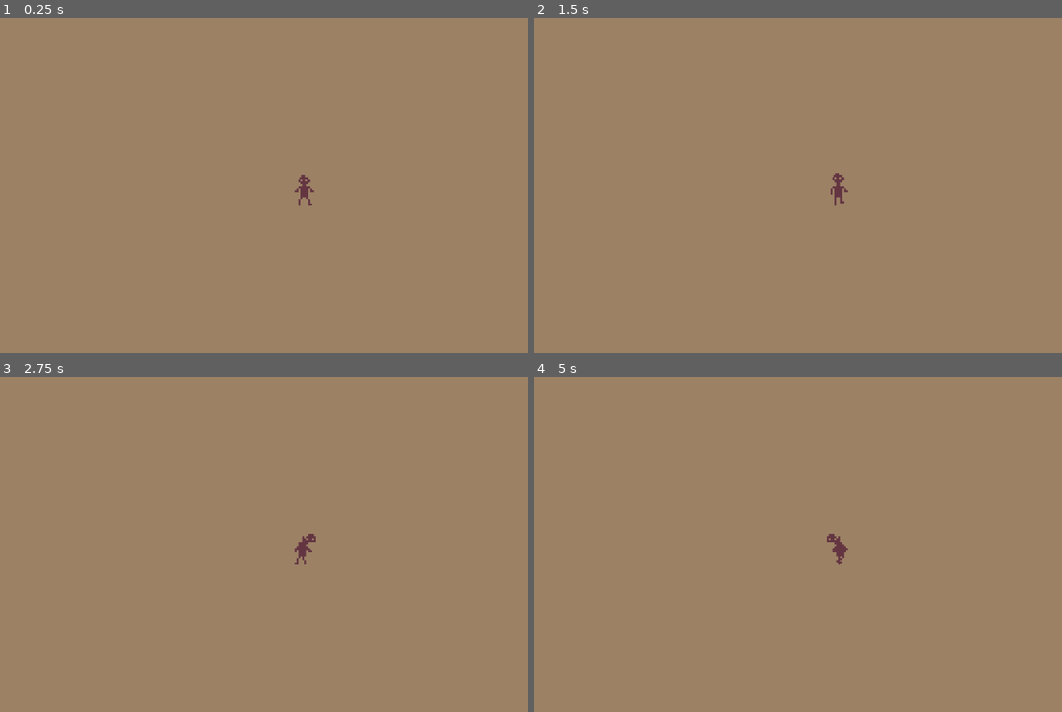
Above: before the commit, frames 1-4 (two rows, left to right).
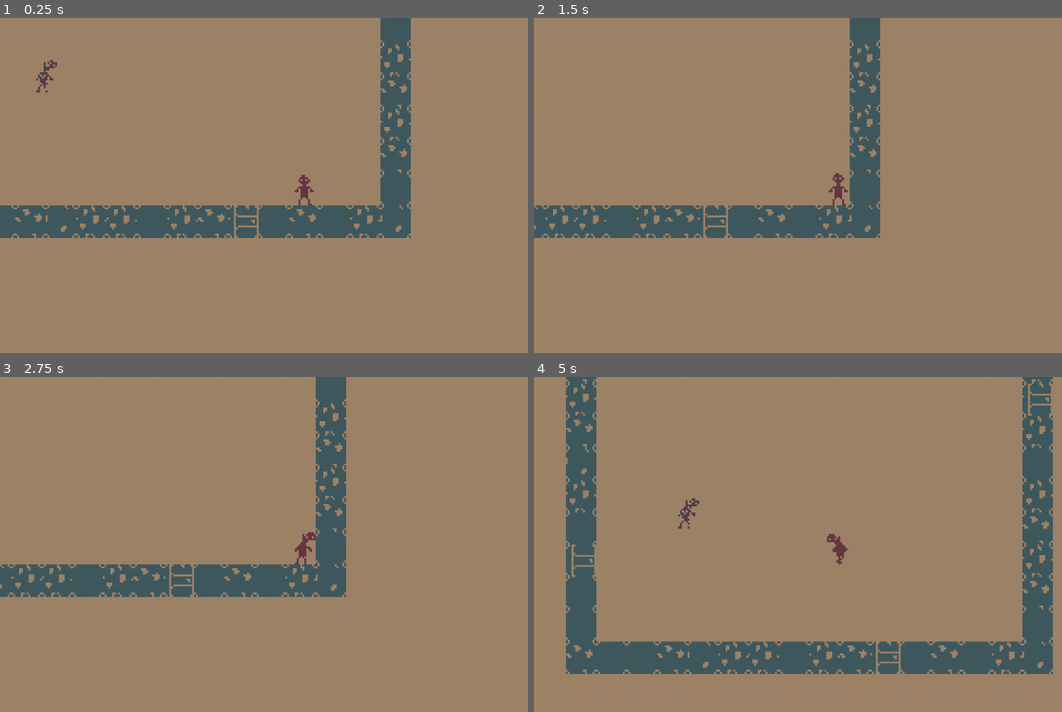
Above: after the commit, the same moments.

Repository: ThomasLandstra/Rougelike
Game: Godot game, scene res://game scene.tscn
Two runs of this game, one before a commit and one after it. Both use one fixed random seed, a clock stepped at 60 frames per second and the inputs below.
Inputs:
- Up to frame 1 (0.25 s): no input
- Up to frame 2 (1.5 s): tap Enter at 0.5 s; hold Right (ui_right) 0.53-1.28 s; hold Shift 0.53-1.28 s; hold Down (ui_down) from 1.28 s (still down); tap Shift at 1.35 s
- Up to frame 3 (2.75 s): tap Space at 2 s; release Down (ui_down) at 2.03 s; hold Right (ui_right) from 2.03 s (still down); hold Shift from 2.03 s (still down)
- Up to frame 4 (5 s): release Right (ui_right) at 2.78 s; release Shift at 2.78 s; hold Up (ui_up) 2.78-3.53 s; tap Shift at 2.85, 4.35 s; hold Shift 3.53-4.28 s; hold Left (ui_left) from 3.53 s (still down)

The runs differ from the first frame. In frame 1, 10% of the frame differs, in the area x 0-78%, y 0-66%; in frame 2, 8.7%; in frame 3, 8.8%; in frame 4, 17%, in the area x 6-99%, y 0-89%.

Commit message:
Create basic room gen

Diff:
--- a/src/scripts/scene_controller.gd
+++ b/src/scripts/scene_controller.gd
@@ -2,7 +2,7 @@
 
 
 # Variables
-var map = [
+var map: Array = [
 	[],
 	[],
 	[],
@@ -13,31 +13,65 @@
 	[],
 ]
 
-var starting_rooms = [
+var starting_rooms: Array = [
 	[
-		[0,0,0,0,0,0,0,0,0,0,0,0,0,0,0],
-		[0,0,0,0,0,0,0,0,0,0,0,0,0,0,0],
-		[0,0,0,0,0,0,0,0,0,0,0,0,0,0,0],
-		[0,0,0,0,0,0,0,0,0,0,0,0,0,0,0],
-		[0,0,0,0,0,0,0,0,0,0,0,0,0,0,0],
-		[0,0,0,0,0,0,0,0,0,0,0,0,1,0,0],
-		[0,0,0,0,0,0,0,0,0,0,0,0,1,0,0],
-		[0,0,0,0,0,0,0,1,0,0,0,0,1,0,0],
-		[0,0,0,0,0,0,0,0,0,0,0,0,1,0,0],
-		[0,0,0,0,0,0,0,0,0,0,0,0,1,0,0],
-		[0,0,0,0,0,0,0,0,0,0,0,0,0,0,0],
-		[0,0,0,0,0,0,0,0,0,0,0,0,0,0,0],
-		[0,0,0,0,0,0,0,0,0,0,0,0,0,0,0],
-		[0,0,0,0,0,0,0,0,0,0,0,0,0,0,0],
-		[0,0,0,0,0,0,0,0,0,0,0,0,0,0,0],
-	]
+		[1, 2, 1, 1, 1, 1, 1, 1, 1, 1, 1, 1, 1, 1, 1, 1],
+		[1, 0, 0, 0, 0, 0, 0, 0, 0, 0, 0, 0, 0, 0, 0, 1],
+		[1, 0, 0, 0, 0, 0, 0, 0, 0, 0, 0, 0, 0, 0, 0, 1],
+		[1, 0, 0, 0, 0, 0, 0, 0, 0, 0, 0, 0, 0, 0, 0, 1],
+		[1, 0, 0, 0, 0, 0, 0, 0, 0, 0, 0, 0, 0, 0, 0, 1],
+		[1, 0, 0, 0, 0, 0, 0, 0, 0, 0, 0, 0, 0, 0, 0, 1],
+		[1, 0, 0, 0, 0, 0, 0, 0, 0, 0, 0, 0, 0, 0, 0, 1],
+		[1, 0, 0, 0, 0, 0, 0, 0, 0, 0, 0, 0, 0, 0, 0, 2],
+		[1, 0, 0, 0, 0, 0, 0, 0, 0, 0, 0, 0, 0, 0, 0, 1],
+		[1, 0, 0, 0, 0, 0, 0, 0, 0, 0, 0, 0, 0, 0, 0, 1],
+		[1, 0, 0, 0, 0, 0, 0, 0, 0, 0, 0, 0, 0, 0, 0, 1],
+		[1, 0, 0, 0, 4, 0, 0, 0, 0, 0, 0, 0, 0, 0, 0, 1],
+		[2, 0, 0, 0, 0, 0, 0, 0, 0, 0, 0, 0, 0, 0, 0, 1],
+		[1, 0, 0, 0, 0, 0, 0, 0, 0, 0, 0, 0, 0, 0, 0, 1],
+		[1, 0, 0, 0, 0, 0, 0, 0, 0, 0, 0, 0, 3, 0, 0, 1],
+		[1, 1, 1, 1, 1, 1, 1, 1, 1, 1, 2, 1, 1, 1, 1, 1]
+	],
 ]
 
+onready var tilemap = $Navigation/TileMap
 
 # Called when the node enters the scene tree for the first time
 func _ready():
 	OS.set_window_size(Vector2(1280, 720))
 	randomize()
+	generate_room()
 
-func generate():
+func _process(_delta):
 	pass
+#	world_to_map
+
+func generate_map():
+	for row in map:
+		for _i in range(8):
+			row.append(0)
+
+	map[randi() % 8][randi() % 8] = 1
+	map[randi() % 8][randi() % 8] = 2
+
+func generate_room():
+	var enemy = load("res://src/nodes/zombie.tscn")
+	var x: int = 0
+	var y: int = 0
+	for row in starting_rooms[0]:
+		x = 0
+		y += 1
+		for item in row:
+			x += 1
+			if item == 0:
+				tilemap.set_cell(x,y,9)
+			if item == 1:
+				tilemap.set_cell(x,y,randi() % 4)
+			if item == 2:
+				tilemap.set_cell(x,y,(randi() % 4)+4)
+			if item == 3:
+				$player.position = tilemap.map_to_world(Vector2(x,y))
+			if item == 4:
+				var en = enemy.instance()
+				add_child(en)
+				en.position = tilemap.map_to_world(Vector2(x,y))
